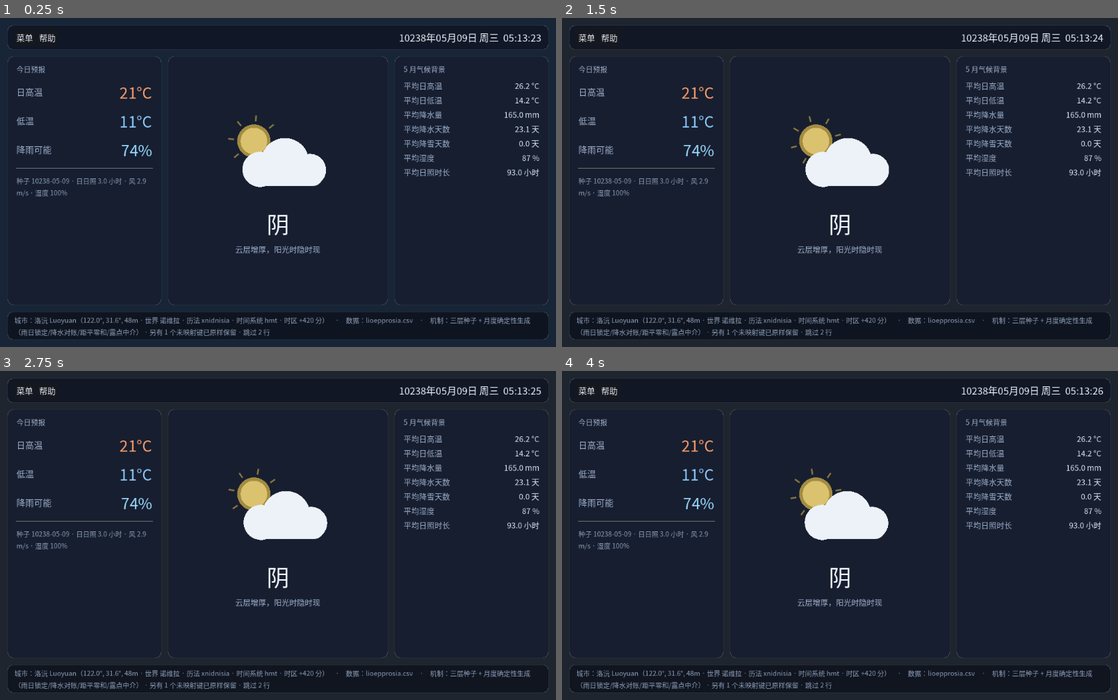
Above: before the commit, frames 1-4 (two rows, left to right).
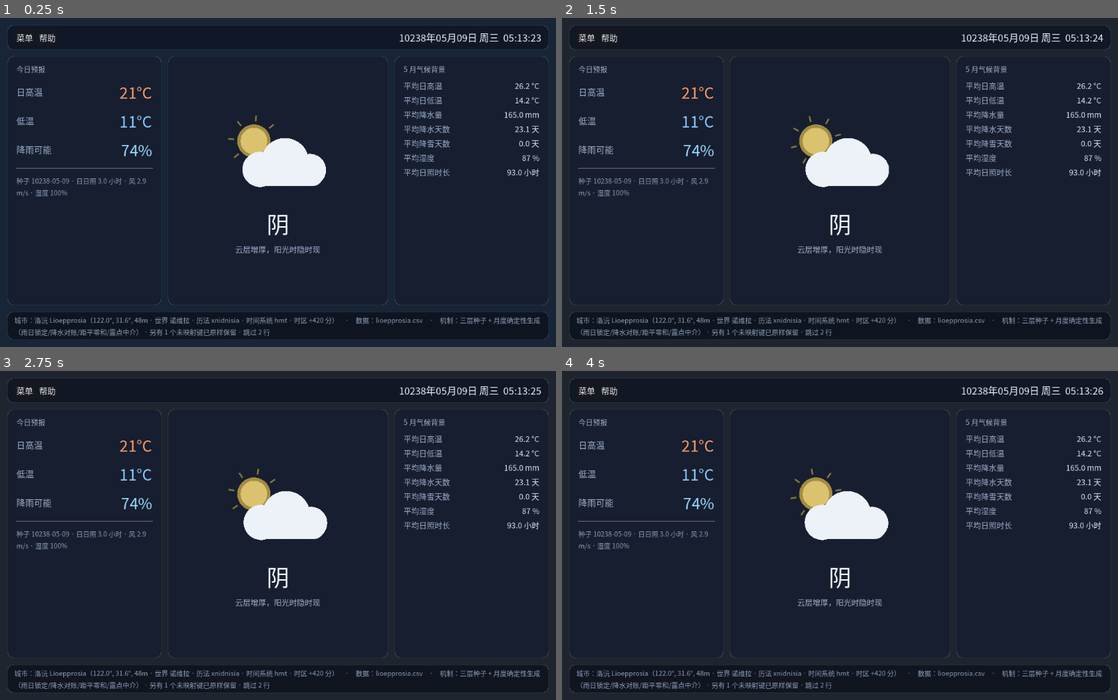
Above: after the commit, the same moments.

Repository: Xlonia/FictForecast
Game: Godot game, scene res://scenes/main.tscn
The game is run twice, just before and just after one commit, with the same random seed, the same clock (stepped at 60 frames per second) and the same inputs.
Inputs (mouse positions are in pixels of both pictures, inside the frame that each line leads up to):
- Up to frame 1 (0.25 s): no input
- Up to frame 2 (1.5 s): tap Enter at 0.5 s; move the mouse to (962, 166) at 0.52 s; click (962, 166) at 0.67 s; drag from (728, 198) to (812, 248) at 1.27 s
- Up to frame 3 (2.75 s): tap Space at 2 s; move the mouse to (333, 463) at 2.02 s; click (333, 463) at 2.17 s
- Up to frame 4 (4 s): tap Enter at 2.75 s; drag from (812, 601) to (673, 486) at 2.77 s; move the mouse to (1006, 584) at 3.52 s; click (1006, 584) at 3.67 s

The runs differ from the first frame. In frame 1, 0.9% of the frame differs, in the area x 9-98%, y 90-94%; in frame 2, 0.9%; in frame 3, 0.9%; in frame 4, 0.9%.

Commit message:
m3.11: externalized data for export builds (data_root resolution, --ff-editor in-process editor, package script)

Diff:
--- a/project.godot
+++ b/project.godot
@@ -20,9 +20,6 @@
 
 window/size/viewport_width=1080
 window/size/viewport_height=640
-; 子窗口嵌在主窗口内（非独立窗口）：偏好设置、关于/说明对话框都留在主窗口里，随主程序关闭。
-; 设置编辑器不受影响——它是独立进程、以自己的主窗口运行。
-window/subwindows/embed_subwindows=true
 window/size/min_window_size=Vector2i(880, 560)
 
 [rendering]
--- a/scripts/dev_selftest.gd
+++ b/scripts/dev_selftest.gd
@@ -111,7 +111,7 @@
 	_check(str(SettingsStore.PREFS_DEFAULTS.get("ui_lang", "")) == "zh", "偏好骨架含界面语言 ui_lang")
 	# 世界 JSON 回写测试：只写**临时世界文件**，用后即删——自检不得改写用户的真实数据
 	var tw := "__selftest_world__"
-	var tw_path := SettingsStore.WORLDS_DIR.path_join(tw + ".json")
+	var tw_path := SettingsStore.worlds_dir().path_join(tw + ".json")
 	_check(not FileAccess.file_exists(tw_path), "测试世界文件事先不存在（否则上次自检中途失败）")
 	var w: Dictionary = SettingsStore.load_world("__no_such_world__")
 	w["seed"] = "selftest"
@@ -350,7 +350,7 @@
 	# —— 17. m3.9 收官：城市锚定迁移 / 单实例锁 ——
 	_check(str(SettingsStore.load_city("__no_such_city__").get("anchor", "")) == "map",
 			"新城市（无文件）默认锚定图上位置（收官批复）")
-	var legacy_path := SettingsStore.CITIES_DIR.path_join("__selftest_city__.json")
+	var legacy_path := SettingsStore.cities_dir().path_join("__selftest_city__.json")
 	SettingsStore._save_json(legacy_path, {"world": "Novera", "lati": 1.0, "long": 2.0})  # 旧式：无 anchor
 	_check(str(SettingsStore.load_city("__selftest_city__").get("anchor", "")) == "latlong",
 			"旧城市文件缺 anchor → 迁移为经纬度锁定（不挪老城市）")
@@ -379,12 +379,32 @@
 	_check(SettingsStore.fallback_chain("xni").size() == 2, "自定义/虚构语言只回退 zh（不进类链）")
 	_check(SettingsStore.city_display_name("myksolonia", "ko") == SettingsStore.city_display_name("myksolonia", "zh"),
 			"汉字类留空被汉语替补（ko → %s）" % SettingsStore.city_display_name("myksolonia", "ko"))
-	_check(SettingsStore.city_display_name("myksolonia", "de") == SettingsStore.city_display_name("myksolonia", "en"),
-			"拉丁类留空沿批复顺序替补（de → %s）" % SettingsStore.city_display_name("myksolonia", "de"))
+	# 链上第一个非空值 = 查询结果（不预设具体译文：用户可能在编辑器里已填某些语言）
+	var de_expect := ""
+	for code in SettingsStore.fallback_chain("de"):
+		de_expect = SettingsStore._loc_lookup("cities", "myksolonia", code)
+		if not de_expect.is_empty():
+			break
+	_check(SettingsStore.city_display_name("myksolonia", "de") == de_expect and not de_expect.is_empty(),
+			"拉丁类按链序取第一个非空值（de → %s）" % de_expect)
 	_check(SettingsStore.world_display_name("Novera", "fr") == SettingsStore.world_display_name("Novera", "en"),
 			"世界名走同类回退链（fr → %s）" % SettingsStore.world_display_name("Novera", "fr"))
 	_check(SettingsStore.city_display_name("myksolonia", "hi") == SettingsStore.city_display_name("myksolonia", "zh"),
 			"未归类语言（hi）回退 zh")
+
+	# —— 19. m3.11 数据根（导出版数据外置）——
+	_check(SettingsStore.data_root() == "res://", "开发环境数据根 = res://（实际 %s）" % SettingsStore.data_root())
+	_check(SettingsStore.climate_dir().ends_with("/Climate") or SettingsStore.climate_dir().ends_with("\\Climate"),
+			"气候目录挂在数据根下：%s" % SettingsStore.climate_dir())
+	_check(SettingsStore.os_path("res://Worlds") != "res://Worlds", "os_path 把 res:// 翻译成真实路径")
+	_check(SettingsStore.resolve_media_path("res://Maps/x.png").ends_with("Maps/x.png"),
+			"res:// 媒体路径按数据根解析")
+	_check(SettingsStore.resolve_media_path("D:/x.png") == "D:/x.png", "绝对路径原样返回")
+	OS.set_environment("FF_DATA_DIR", "D:/ff_probe_data")
+	_check(SettingsStore.data_root() == "D:/ff_probe_data", "FF_DATA_DIR 覆盖数据根")
+	_check(SettingsStore.climate_dir() == "D:/ff_probe_data/Climate", "覆盖后的气候目录")
+	OS.set_environment("FF_DATA_DIR", "")
+	_check(SettingsStore.data_root() == "res://", "移除覆盖后恢复默认")
 	_finish()
 
 
--- a/scripts/main.gd
+++ b/scripts/main.gd
@@ -13,7 +13,7 @@
 ## 开发辅助环境变量：FF_TIME_SCALE（时间流速）、FF_FORCE_SKY（强制天气型）、
 ## FF_OPEN_EDITOR（启动即开编辑器）、FF_PREFS_FILE（重定向偏好文件，测试时不污染真实偏好）。
 
-const DATA_DIR := "res://Climate"
+const DATA_DIR := "res://Climate"  # [m3.11 弃用] 数据根改由 SettingsStore.climate_dir() 运行期解析
 
 const ID_RELOAD := 100
 const ID_NEXT_DAY := 101
@@ -164,6 +164,11 @@
 
 
 func _ready() -> void:
+	# 导出版编辑器（m3.11 批复）：导出环境 spawn 的子进程带 --ff-editor 进入“本进程即编辑器”模式——
+	# 直接切换场景，不再走主界面初始化，也不会再 spawn（无递归）；开发环境仍走 --path 独立进程。
+	if OS.get_cmdline_user_args().has("--ff-editor"):
+		get_tree().change_scene_to_file.call_deferred("res://scenes/editor.tscn")
+		return
 	SettingsStore.ensure_defaults()
 	prefs = SettingsStore.load_preferences()
 	# 界面语言：先登记场景里的静态文字（必须在任何代码改写它们之前），再换成当前语言
@@ -311,12 +316,12 @@
 	var kept := climate
 	SettingsStore.invalidate_localization_cache()  # 编辑器是独立进程，可能改过本地化文件
 	climates.clear()
-	var dir := DirAccess.open(DATA_DIR)
+	var dir := DirAccess.open(SettingsStore.climate_dir())
 	if dir != null:
 		for fname in dir.get_files():
 			if fname.get_extension().to_lower() != "csv":
 				continue
-			var cd := ClimateData.load_from_file(DATA_DIR.path_join(fname))
+			var cd := ClimateData.load_from_file(SettingsStore.climate_dir().path_join(fname))
 			if cd != null:
 				climates.append(cd)
 	climates.sort_custom(func(a, b): return a.city_name.naturalnocasecmp_to(b.city_name) < 0)
@@ -590,15 +595,19 @@
 	return editor_process_pid > 0 and OS.is_process_running(editor_process_pid)
 
 
-## 打开设置编辑器（THX 系列惯例：独立进程启动，整窗即编辑器，
-## 可拖动/缩放/关闭，与游戏主程序互不影响）。
+## 打开设置编辑器（THX 惯例：独立进程）。开发环境带 --path 开编辑器场景；
+## 导出版没有工程目录：spawn 自身并带 --ff-editor，让子进程自己变成编辑器（见 _ready 顶部）。
 func _open_settings_editor() -> void:
 	if _editor_running():
 		status_label.text = UiText.t("设置编辑器已在运行（独立窗口）")
 		return
 	var exe := OS.get_executable_path()
-	var proj := ProjectSettings.globalize_path("res://")
-	editor_process_pid = OS.create_process(exe, ["--path", proj, "res://scenes/editor.tscn"])
+	var args: PackedStringArray
+	if OS.has_feature("editor"):
+		args = PackedStringArray(["--path", ProjectSettings.globalize_path("res://"), "res://scenes/editor.tscn"])
+	else:
+		args = PackedStringArray(["--", "--ff-editor"])
+	editor_process_pid = OS.create_process(exe, args)
 	if editor_process_pid <= 0:
 		editor_process_pid = 0
 		status_label.text = UiText.t("设置编辑器启动失败")
--- a/scripts/settings_editor.gd
+++ b/scripts/settings_editor.gd
@@ -2124,8 +2124,8 @@
 	map_texture = null
 	if path.is_empty():
 		return
-	# res:// 相对路径（导入复制的图）也能加载
-	var abs_path := ProjectSettings.globalize_path(path) if not path.is_absolute_path() else path
+	# res:// 数据路径按数据根解析（导出版里 "res://Maps/x" 就是 data/Maps/x），再转 OS 路径
+	var abs_path := SettingsStore.os_path(SettingsStore.resolve_media_path(path))
 	var img := Image.load_from_file(abs_path)
 	if img == null or img.is_empty():
 		_set_status(UiText.f("参考图加载失败：%s", [path]))
@@ -2190,11 +2190,11 @@
 	# 导入设置（收官批复）：复制一份进工程 Maps/<世界ID>/，存相对路径——世界文件夹整体拷走即可分享
 	var stored := path
 	if _map_import_copy:
-		var dir := ProjectSettings.globalize_path("res://Maps").path_join(current_world_id)
+		var dir := SettingsStore.os_path(SettingsStore.maps_dir()).path_join(current_world_id)
 		DirAccess.make_dir_recursive_absolute(dir)
 		var dst := dir.path_join(path.get_file())
-		if path == dst:
-			stored = path  # 选的本来就是工程里的这份
+		if SettingsStore.os_path(path) == dst:
+			stored = path  # 选的本来就是数据根里的这份
 		elif DirAccess.copy_absolute(path, dst) == OK:
 			stored = "res://Maps/%s/%s" % [current_world_id, path.get_file()]
 		else:
@@ -2663,20 +2663,20 @@
 		return
 	var root_dir := dir.path_join(id)
 	var ok := true
-	var csv_src := ProjectSettings.globalize_path("res://Climate").path_join(id + ".csv")
+	var csv_src := SettingsStore.os_path(SettingsStore.climate_dir()).path_join(id + ".csv")
 	ok = _copy_file(csv_src, root_dir.path_join("Climate").path_join(id + ".csv")) and ok
-	ok = _copy_file(ProjectSettings.globalize_path(SettingsStore.CITIES_DIR.path_join(id + ".json")),
+	ok = _copy_file(SettingsStore.os_path(SettingsStore.cities_dir()).path_join(id + ".json"),
 			root_dir.path_join("Cities").path_join(id + ".json")) and ok
 	var wid := str(current_city.get("world", ""))
 	if wid != "" and world_ids.has(wid):
-		ok = _copy_file(ProjectSettings.globalize_path(SettingsStore.WORLDS_DIR.path_join(wid + ".json")),
+		ok = _copy_file(SettingsStore.os_path(SettingsStore.worlds_dir()).path_join(wid + ".json"),
 				root_dir.path_join("Worlds").path_join(wid + ".json")) and ok
-		var phen := SettingsStore.WORLDS_DIR.path_join(wid + ".phenomena.json")
+		var phen := SettingsStore.phenomena_path(wid)
 		if FileAccess.file_exists(phen):
-			ok = _copy_file(ProjectSettings.globalize_path(phen),
+			ok = _copy_file(SettingsStore.os_path(phen),
 					root_dir.path_join("Worlds").path_join(wid + ".phenomena.json")) and ok
-		# 工程内 Maps/<世界>/ 的参考图（导入复制的图存的是相对路径，必须一起走）
-		var map_dir := ProjectSettings.globalize_path("res://Maps").path_join(wid)
+		# 数据根 Maps/<世界>/ 的参考图（导入复制的图存的是相对路径，必须一起走）
+		var map_dir := SettingsStore.os_path(SettingsStore.maps_dir()).path_join(wid)
 		if DirAccess.dir_exists_absolute(map_dir):
 			var msrc := DirAccess.open(map_dir)
 			if msrc != null:
@@ -2684,12 +2684,12 @@
 					ok = _copy_file(map_dir.path_join(str(f)),
 							root_dir.path_join("Maps").path_join(wid).path_join(str(f))) and ok
 	# 语言文件全带走：标准预设 + 自定义/虚构语言（对方目录里同名文件由用户自行合并/取舍）
-	var loc_dir := ProjectSettings.globalize_path(SettingsStore.LOC_DIR)
-	var lsrc := DirAccess.open(loc_dir)
+	var loc_src := SettingsStore.os_path(SettingsStore.loc_dir())
+	var lsrc := DirAccess.open(loc_src)
 	if lsrc != null:
 		for f in lsrc.get_files():
 			if str(f).ends_with(".yaml") or str(f).ends_with(".json"):
-				ok = _copy_file(loc_dir.path_join(str(f)),
+				ok = _copy_file(loc_src.path_join(str(f)),
 						root_dir.path_join("Localization").path_join(str(f))) and ok
 	if ok:
 		_set_status(UiText.f("城市已导出到：%s（含地名 yaml，整个文件夹拷给对方即可）", [root_dir]))
--- a/scripts/settings_store.gd
+++ b/scripts/settings_store.gd
@@ -16,12 +16,66 @@
 ## world 字段为本次新增的骨架决定（城市归属哪个世界，文档未明列但结构上必需）。
 ## zh 是显示名的基准语言：其它语言缺条目时回退到 zh（编辑器里录入的名字）。
 
-const WORLDS_DIR := "res://Worlds"
-const CITIES_DIR := "res://Cities"
-const LOC_DIR := "res://Localization"
-const LOC_FILE := "res://Localization/zh.yaml"
 const DEFAULT_LANG := "zh"
 const THEME_PATH := "res://theme/main_theme.tres"
+
+# ———————— 数据根（m3.11 批复：导出版数据外置）——————
+## 运行期解析的数据根目录（Climate/Worlds/Cities/Localization/Maps 都挂在它下面）：
+##   1. 命令行 --data-dir=<路径>（最高优先，打包/多存档场景）
+##   2. 环境变量 FF_DATA_DIR（开发/测试钩子）
+##   3. 开发环境（工程内跑，OS.has_feature("editor")）→ res://，行为与 0.0.1 完全一致
+##   4. 导出版 → exe 同级的 data/（package_export.py 把数据复制到那里；pck 里不带数据）
+## 注意：代码/场景/主题仍在 pck 里（导出后只读）——可改的只有 data/ 下的数据。
+static var _data_root := ""  # 计算缓存（默认根只算一次；env/参数每次都查，方便测试覆盖）
+
+
+static func data_root() -> String:
+	for arg in OS.get_cmdline_user_args():
+		if arg.begins_with("--data-dir="):
+			return arg.substr("--data-dir=".length())
+	var env := OS.get_environment("FF_DATA_DIR")
+	if not env.is_empty():
+		return env
+	if _data_root.is_empty():
+		_data_root = "res://" if OS.has_feature("editor") \
+				else OS.get_executable_path().get_base_dir().path_join("data")
+	return _data_root
+
+
+static func worlds_dir() -> String:
+	return data_root().path_join("Worlds")
+
+
+static func cities_dir() -> String:
+	return data_root().path_join("Cities")
+
+
+static func climate_dir() -> String:
+	return data_root().path_join("Climate")
+
+
+static func maps_dir() -> String:
+	return data_root().path_join("Maps")
+
+
+static func loc_dir() -> String:
+	return data_root().path_join("Localization")
+
+
+static func loc_file() -> String:
+	return loc_dir().path_join("zh.yaml")
+
+
+## res:// 开头的数据路径 → 数据根下的真实文件（导出版数据外置后，老配置里的
+## "res://Maps/..." 依然指向 data/Maps/...）；其余原样返回。
+static func resolve_media_path(path: String) -> String:
+	return data_root().path_join(path.substr("res://".length())) if path.begins_with("res://") else path
+
+
+## 转成操作系统绝对路径（FileAccess/DirAccess/copy 等需要真路径的场景；
+## res:// 与 user:// 走引擎翻译，其余原样）。
+static func os_path(path: String) -> String:
+	return ProjectSettings.globalize_path(path) if path.begins_with("res://") or path.begins_with("user://") else path
 
 const WORLD_DEFAULTS := {
 	"seed": "",
@@ -164,16 +218,16 @@
 
 ## 创建目录与默认文件（已存在则不覆盖）。
 static func ensure_defaults() -> void:
-	DirAccess.make_dir_recursive_absolute(WORLDS_DIR)
-	DirAccess.make_dir_recursive_absolute(CITIES_DIR)
-	DirAccess.make_dir_recursive_absolute(LOC_FILE.get_base_dir())
-	if not FileAccess.file_exists(WORLDS_DIR.path_join("default.json")):
+	DirAccess.make_dir_recursive_absolute(worlds_dir())
+	DirAccess.make_dir_recursive_absolute(cities_dir())
+	DirAccess.make_dir_recursive_absolute(loc_file().get_base_dir())
+	if not FileAccess.file_exists(worlds_dir().path_join("default.json")):
 		save_world("default", {
 			"seed": "",
 			"base_times": [{"id": "utc", "offset_minutes": 0}],
 			"base_dates": [{"id": "gregorian", "offset_days": 0}],
 		})
-	if not FileAccess.file_exists(LOC_FILE):
+	if not FileAccess.file_exists(loc_file()):
 		var cities := {}
 		for id in list_city_ids():
 			cities[id] = id.capitalize()
@@ -182,7 +236,7 @@
 
 static func list_city_ids() -> Array[String]:
 	var ids: Array[String] = []
-	var dir := DirAccess.open("res://Climate")
+	var dir := DirAccess.open(climate_dir())
 	if dir != null:
 		for f in dir.get_files():
 			if f.get_extension().to_lower() == "csv":
@@ -193,7 +247,7 @@
 
 static func list_world_ids() -> Array[String]:
 	var ids: Array[String] = []
-	var dir := DirAccess.open(WORLDS_DIR)
+	var dir := DirAccess.open(worlds_dir())
 	if dir != null:
 		for f in dir.get_files():
 			if f.get_extension().to_lower() == "json" and not f.ends_with(".phenomena.json"):
@@ -203,15 +257,15 @@
 
 
 static func load_world(id: String) -> Dictionary:
-	return _load_json(WORLDS_DIR.path_join(id + ".json"), WORLD_DEFAULTS)
+	return _load_json(worlds_dir().path_join(id + ".json"), WORLD_DEFAULTS)
 
 
 static func save_world(id: String, data: Dictionary) -> Error:
-	return _save_json(WORLDS_DIR.path_join(id + ".json"), data)
+	return _save_json(worlds_dir().path_join(id + ".json"), data)
 
 
 static func load_city(id: String) -> Dictionary:
-	var path := CITIES_DIR.path_join(id + ".json")
+	var path := cities_dir().path_join(id + ".json")
 	var out := _load_json(path, CITY_DEFAULTS)
 	# 迁移：m3.8 之前的城市文件没有 anchor 字段——**旧文件**按“经纬度为准”理解（用户当年填的
 	# 经纬度就是数据本体）；只有**没有文件的新城市**才用新默认（锚定图上位置，收官批复）。
@@ -224,7 +278,7 @@
 
 
 static func save_city(id: String, data: Dictionary) -> Error:
-	return _save_json(CITIES_DIR.path_join(id + ".json"), data)
+	return _save_json(cities_dir().path_join(id + ".json"), data)
 
 
 # ———————— 编辑器单实例锁 ————————
@@ -267,7 +321,7 @@
 
 
 static func phenomena_path(world_id: String) -> String:
-	return WORLDS_DIR.path_join(world_id + ".phenomena.json")
+	return worlds_dir().path_join(world_id + ".phenomena.json")
 
 
 static func load_phenomena(world_id: String) -> Dictionary:
@@ -284,11 +338,11 @@
 
 
 static func load_localization() -> Dictionary:
-	return load_localization_file(LOC_FILE)
+	return load_localization_file(loc_file())
 
 
 static func save_localization(data: Dictionary) -> Error:
-	return save_localization_file(LOC_FILE, data)
+	return save_localization_file(loc_file(), data)
 
 
 ## 多语言支持（m3 批复：本地化界面每语言一个子页签）——
@@ -296,7 +350,7 @@
 ## 有文本（.yaml）或有语言定义（.json）都算一种语言。
 static func list_languages() -> Array[String]:
 	var langs: Array[String] = []
-	var dir := DirAccess.open(LOC_DIR)
+	var dir := DirAccess.open(loc_dir())
 	if dir != null:
 		for f in dir.get_files():
 			var ext := f.get_extension().to_lower()
@@ -311,7 +365,7 @@
 
 
 static func loc_path(lang: String) -> String:
-	return LOC_DIR.path_join(lang + ".yaml")
+	return loc_dir().path_join(lang + ".yaml")
 
 
 static func load_localization_file(path: String) -> Dictionary:
@@ -343,7 +397,7 @@
 # ———————— 语言定义（Localization/<语言代码>.json：名字 + 字体）———————
 
 static func language_def_path(lang: String) -> String:
-	return LOC_DIR.path_join(lang + ".json")
+	return loc_dir().path_join(lang + ".json")
 
 
 static func load_language_def(lang: String) -> Dictionary:
@@ -378,13 +432,21 @@
 	var path := str(load_language_def(lang).get("font", "")).strip_edges()
 	if path.is_empty():
 		return null
-	if _font_cache.has(path):
-		return _font_cache[path]
-	var abs_path := path
-	if path.is_absolute_path():
-		abs_path = ProjectSettings.globalize_path(path)  # res://、user:// 与绝对路径都能转
-	else:
-		abs_path = ProjectSettings.globalize_path("res://").path_join(path)
+	var res_path := path if path.begins_with("res://") else ("res://" + path if not path.is_absolute_path() else path)
+	# res:// 的字体走资源系统（pck 里的导入字体，开发与导出都能 load）；
+	# duplicate 后挂回退链——导入资源是全局共享的，不能就地改它；
+	# 绝对路径/数据根下的散字体走文件加载（load_dynamic_font 需要真实 OS 路径）。
+	if res_path.begins_with("res://"):
+		var loaded := load(res_path)
+		if loaded is Font:
+			var inst: FontFile = (loaded as FontFile).duplicate()
+			inst.fallbacks = [default_font()]
+			_font_cache[path] = inst
+			return inst
+	var abs_path := os_path(resolve_media_path(path))
+	if abs_path.is_empty() or not FileAccess.file_exists(abs_path):
+		_font_cache[path] = null
+		return null
 	var f := FontFile.new()
 	var err := f.load_dynamic_font(abs_path)
 	if err != OK:
Not shown, changed: Localization/de.yaml
Not shown, changed: Localization/en.yaml
Not shown, changed: Localization/ja.yaml
Not shown, changed: Localization/pl.yaml
Not shown, changed: Localization/ru.yaml
Not shown, changed: Localization/uk.yaml
Not shown, added: export_presets.cfg
Not shown, added: scripts/calendar_panel.gd.uid
